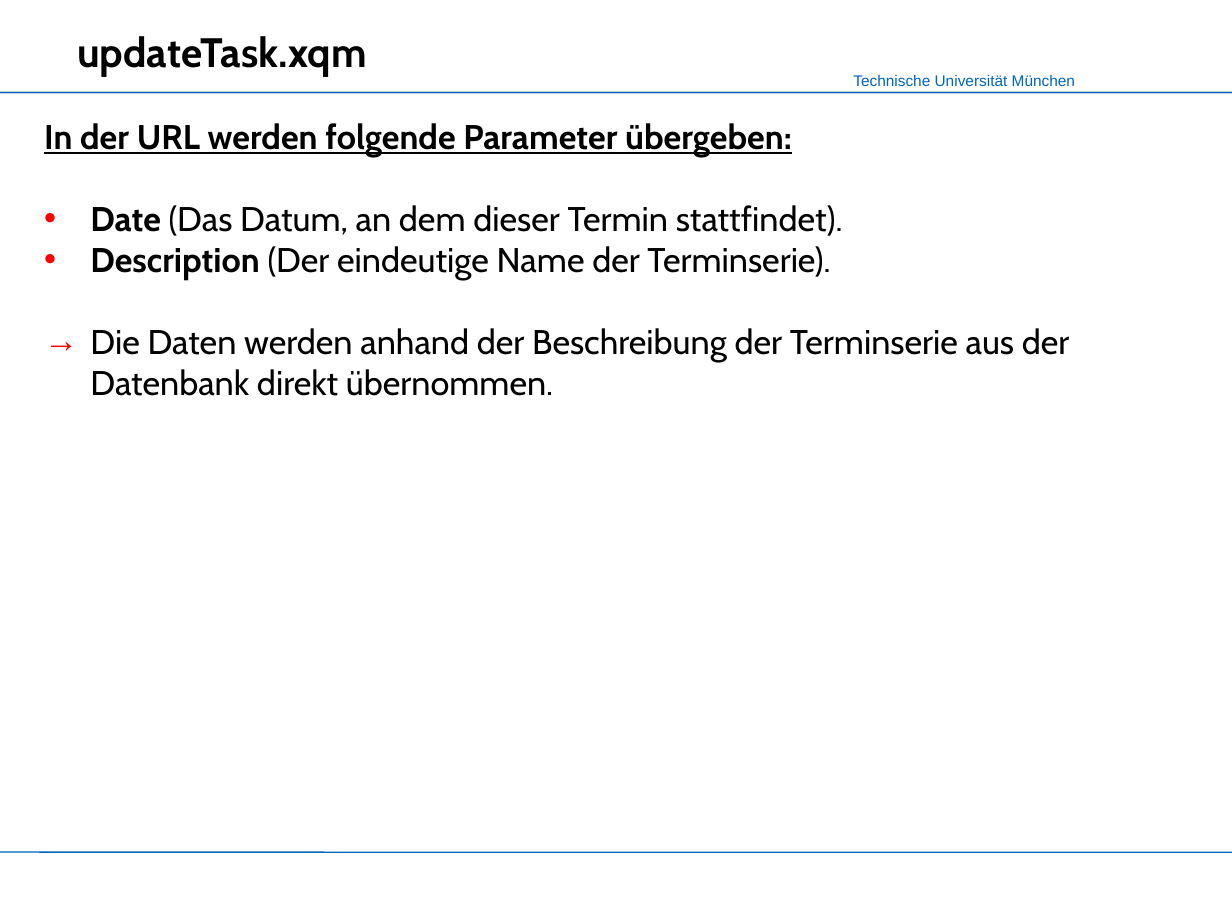
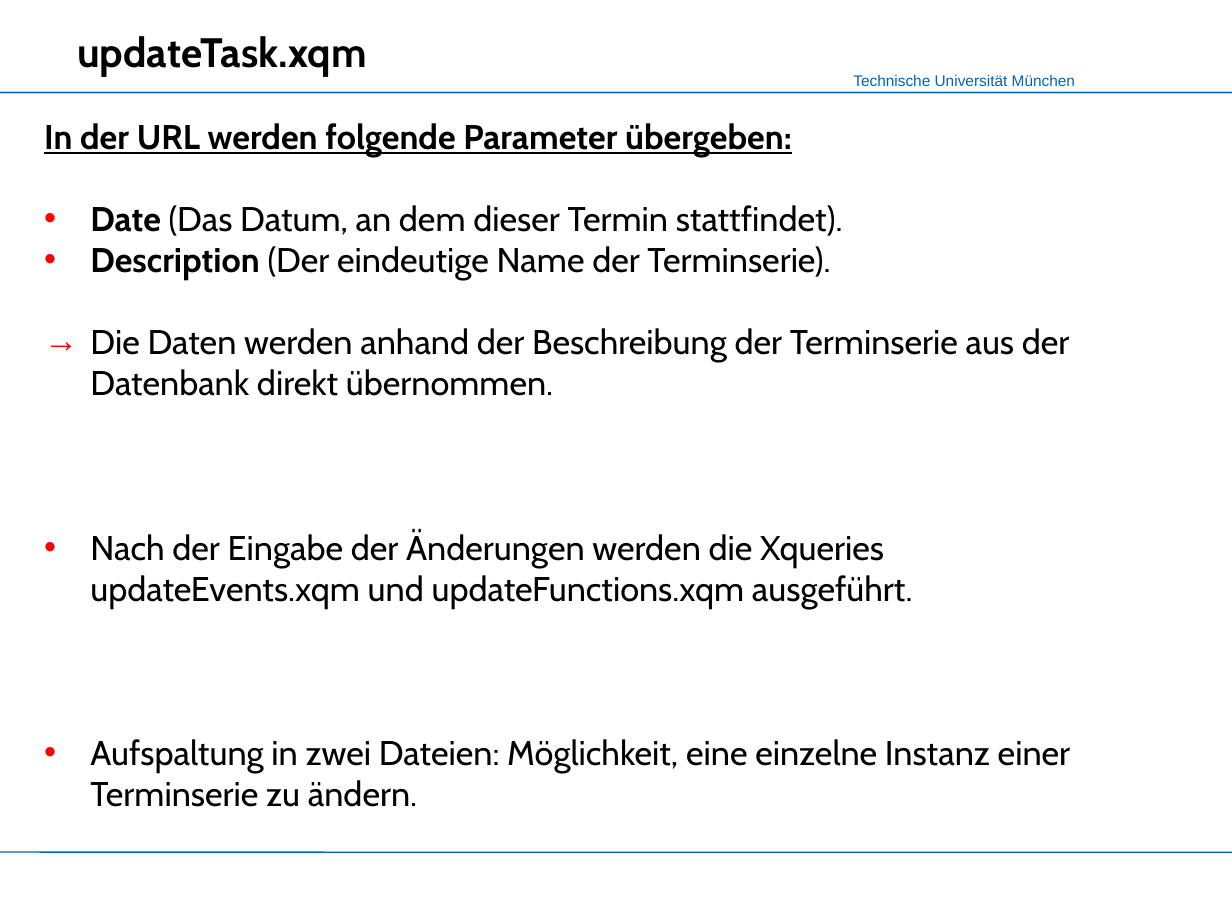
Before and after one commit to mokshasoul/XML-Praktikum, a slide deck: slide 26 of Slides/Slides_CalendarX-1.ppt (slide 25 before the commit). Drawn at 1232x924 pixels with LibreOffice and Linux fonts; fonts in the diff are those of the drawing; background and template pictures are left out. Boxes give left, top, right and bottom in pixels: in the first picture for what was removed or moved away, otherwise in the second. Text is boxed around its words. In the diff, an @@ line names an element or a change of style, - is before the commit and + after.

```diff
--- a/Slides/Slides_CalendarX-1.ppt
+++ b/Slides/Slides_CalendarX-1.ppt
@@ text at [90, 531, 1070, 807]: paragraphs added @@
+• Nach der Eingabe der Änderungen werden die Xqueries updateEvents.xqm und updateFunctions.xqm ausgeführt.
+• Aufspaltung in zwei Dateien: Möglichkeit, eine einzelne Instanz einer Terminserie zu ändern.
```
Also in this commit, not shown: 11 other slides changed, 7 slides added, 5 slides removed.
